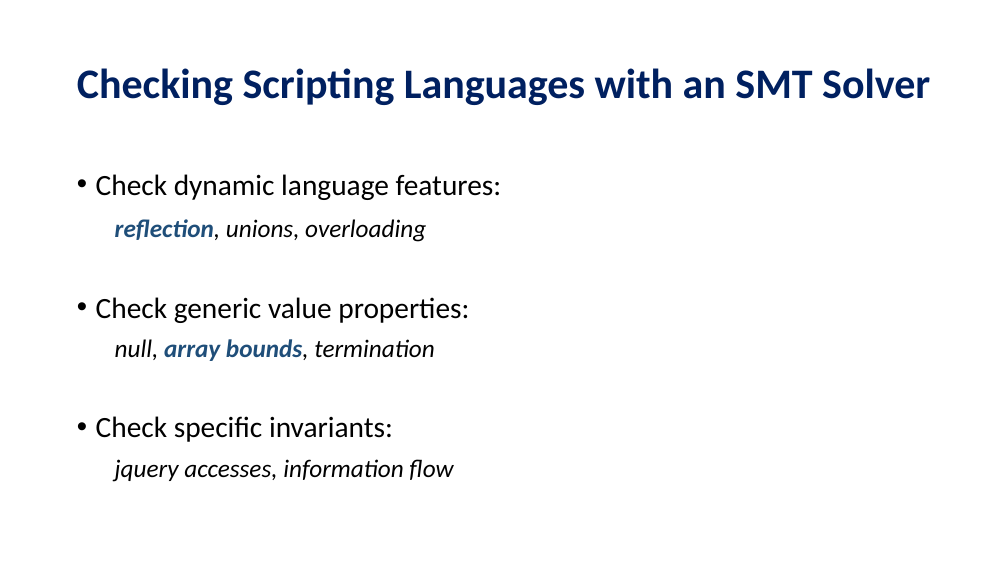
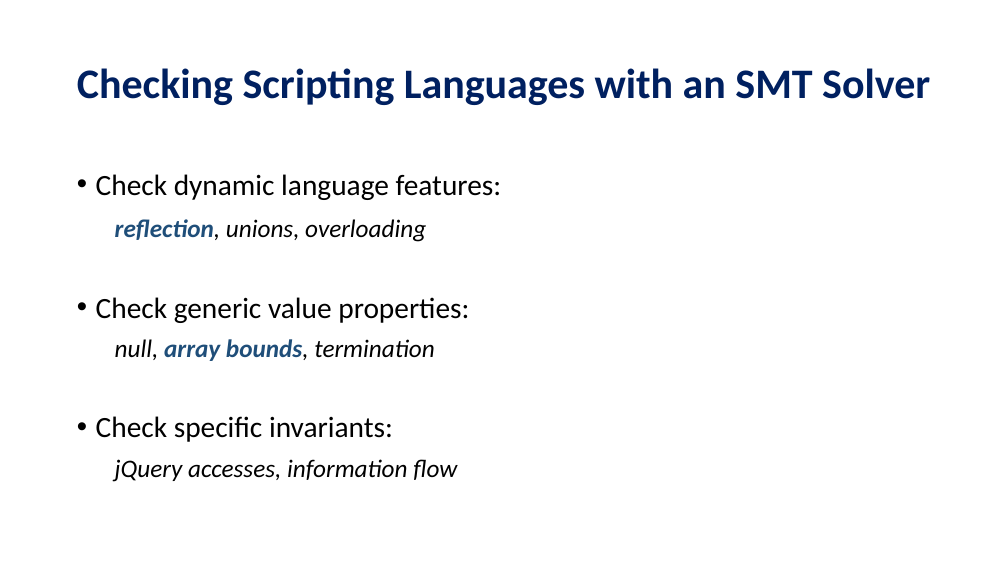
Before and after one commit to UCSD-PL/refscript, a slide deck: slide 2 of doc/talk/RefScript.pptx. Drawn at 1008x567 pixels with LibreOffice and Linux fonts; fonts in the diff are those of the drawing. Boxes give left, top, right and bottom in pixels: in the first picture for what was removed or moved away, otherwise in the second. Text is boxed around its words. In the diff, an @@ line names an element or a change of style, - is before the commit and + after.

```diff
--- a/doc/talk/RefScript.pptx
+++ b/doc/talk/RefScript.pptx
@@ text at [115,459,457,481]: text changed @@
-  jquery accesses, information flow
+  jQuery accesses, information flow
```
Also in this commit, not shown: 22 other slides changed, 5 slides added.
